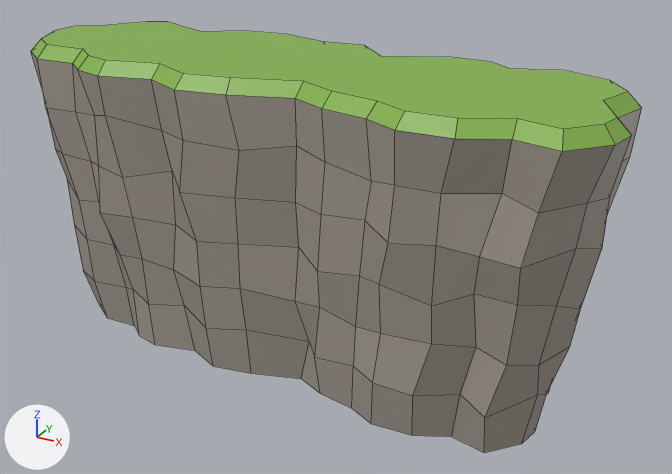
The FBX model Assets/Blender/Landscape/Ground/Cliff.fbx as it was, and as the next commit left it.
Before and after are seen from a camera (50 mm lens) standing at (1.54, -2.7, 1.73) and looking at (0.12, -0.12, 0.44). Arrows for +X, +Y and +Z are at lower left; the lights stay in place. Mesh edges are drawn as thin lines. Where no turn or scale is listed for an object, it has been applied to the vertices.
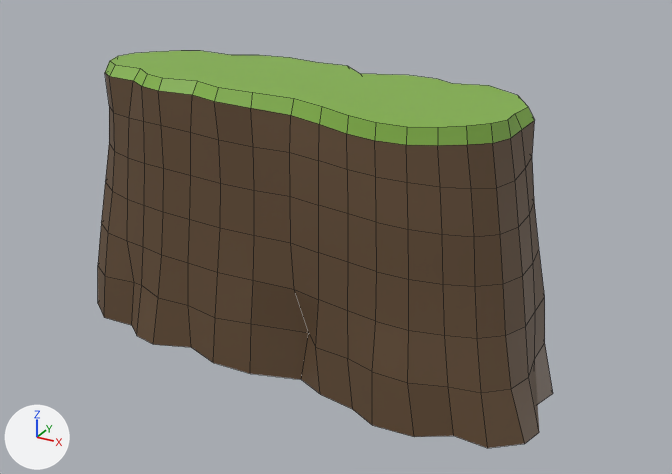
Commit message: Updated Cliffs + Tree Colors

Edits to the scene script, one JSON object a line:
```json
{"op": "set", "path": "mat_cliff_1.base_color", "old": "(0.347, 0.314, 0.27)", "new": "(0.127, 0.0742, 0.0369)", "note": "grey #9f988e -> brown #644d36"}
{"block": "me_plane_001", "where": "# used by ob_plane; location = (0.0, 0.0, 0.0)"}
{"op": "remove", "block": "me_plane_001", "code": "me_plane_001.from_pydata(...)  # 288 vertices, 254 faces; spans x -1.09..1.09, y -0.55..0.25, z 0.0..1.04"}
{"op": "add", "block": "me_plane_001", "code": "me_plane_001.from_pydata(...)  # 288 vertices, 254 faces; spans x -0.91..0.93, y -0.48..0.17, z 0.0..0.99"}
{"block": "me_plane_001", "change": "me_plane_001 part 1: 284 of 288 vertices moved; they spanned x -1.09..1.09, y -0.55..0.25, z 0.0..1.04 and now span x -0.91..0.93, y -0.48..0.17, z 0.0..0.99; mean shift (0.0, 0.0, -0.01); largest move (1.07, -0.39, 1.0) -> (0.72, -0.29, 0.92)"}
```

Location of each change, [x1, y1, x2, y2] in pixels of the pictures (672 x 474 px):
```json
{"object": "Plane", "change": "recoloured, reshaped", "before": [31, 22, 642, 453], "after": [98, 50, 553, 448], "on screen": "grey to brown, 25% narrower, 8% shorter"}
```
